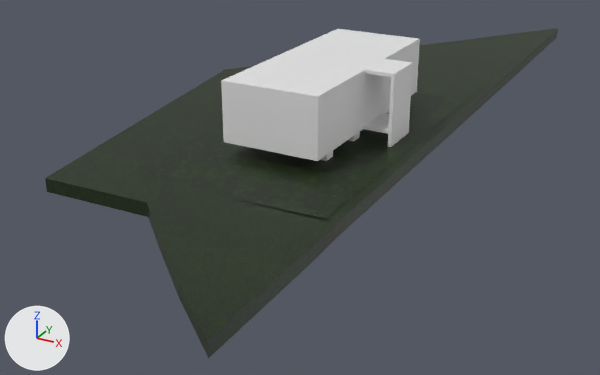
One commit to the glTF model Gangsta Wizards/Main/BUILDINGS/Assembly/A-2/Abandoned Luncheonette.glb: the scene before it, then after it.
One viewpoint serves both versions: a 50 mm lens placed at (16.8, -33.4, 12.8), pointed at (-2.4, 1.5, -4.7). Lighting does not change. The marker at lower left points along +X, +Y and +Z. The older version comes first. Where no turn or scale is listed for an object, it has been applied to the vertices.

Names of what the first picture shows: 'Base', 'Base.001', 'Cube', 'Ground', 'Ground.001' and 1 more.
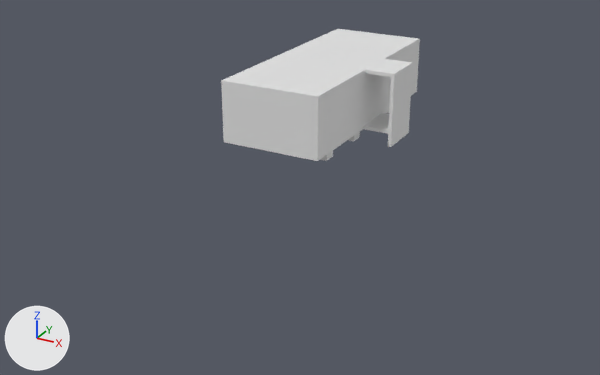
Where the change shows, as pixel boxes [x1, y1, x2, y2] in the pictures (600 x 375 px):
'Ground.001', deleted: before [45, 28, 558, 358]
'Ground', deleted: before [129, 81, 480, 221]

What the commit changed:
Object 'Ground' (ob_ground) is deleted.
Object 'Ground.001' (ob_ground_001) is deleted.
